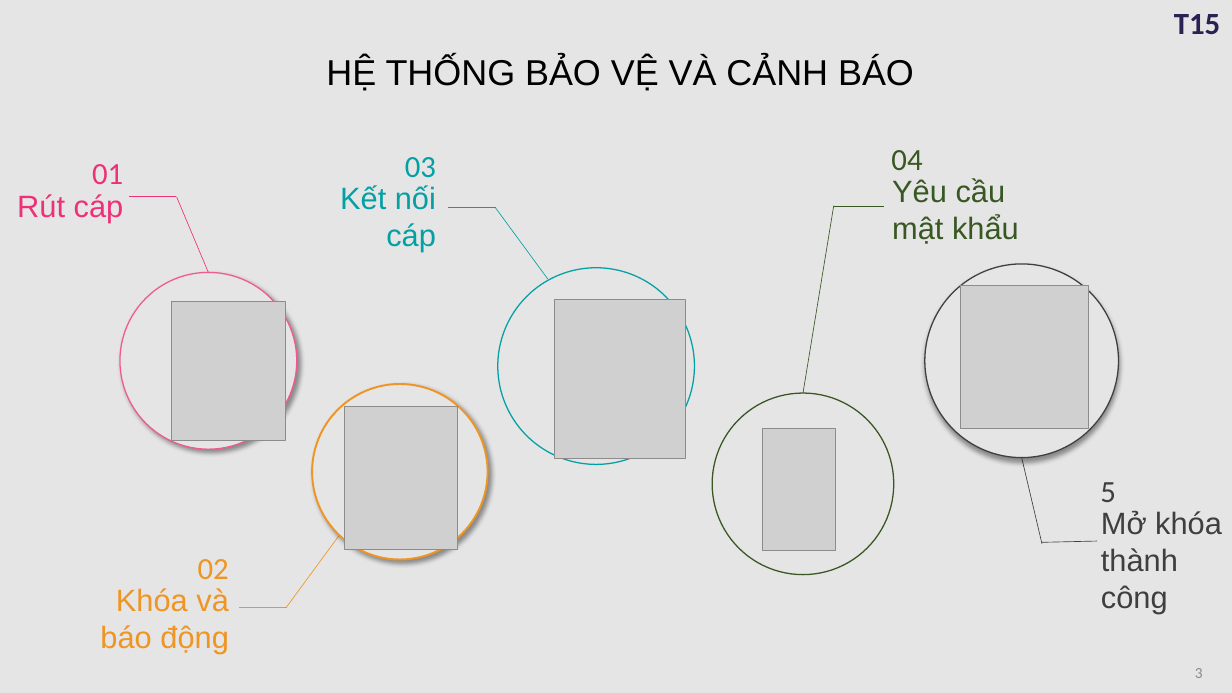
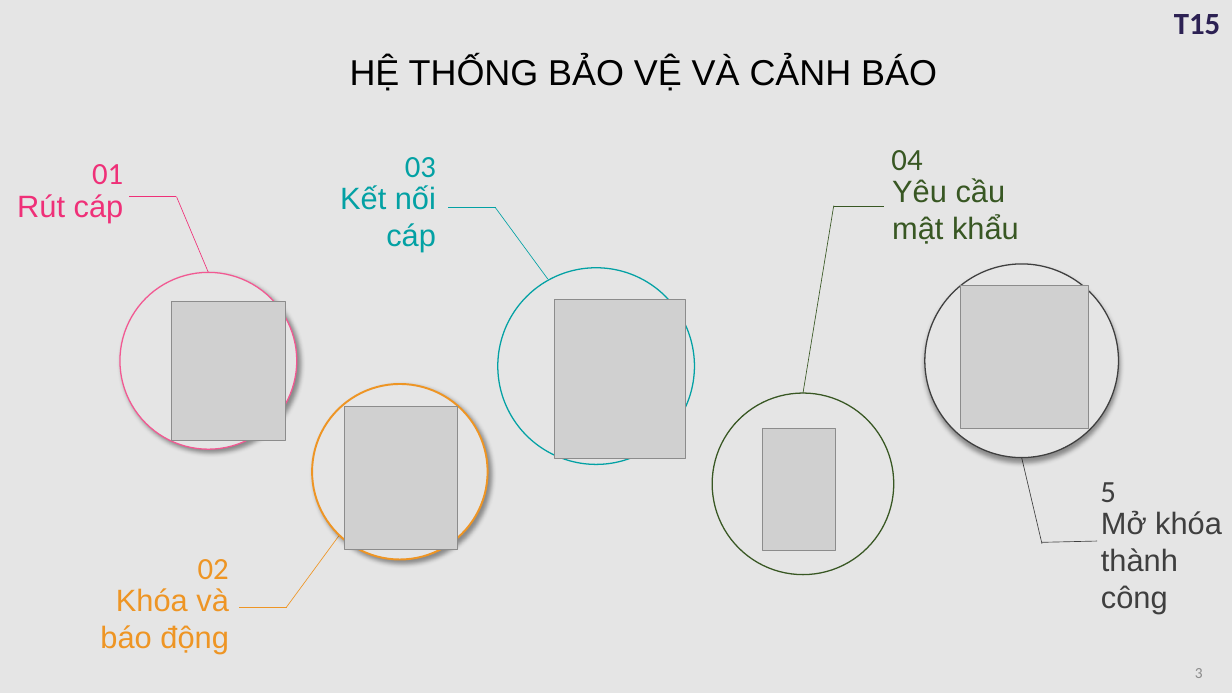
Before and after one commit to daihieptn97/share, a slide deck: slide 3 of Đồ án/BaoCao.pptx. Drawn at 1232x693 pixels with LibreOffice and Linux fonts; fonts in the diff are those of the drawing; grey boxes stand for pictures. Boxes give left, top, right and bottom in pixels: in the first picture for what was removed or moved away, otherwise in the second. Text is boxed around its words. In the diff, an @@ line names an element or a change of style, - is before the commit and + after.

```diff
--- a/Đồ án/BaoCao.pptx
+++ b/Đồ án/BaoCao.pptx
@@ text "HỆ THỐNG BẢO VỆ VÀ ..." at (350,57,937,91): list level 1 to 2 in "HỆ THỐNG BẢO VỆ VÀ ..." @@
```
Also in this commit, not shown: 3 other slides changed, 1 slide added, 1 slide removed, 1 other file.
